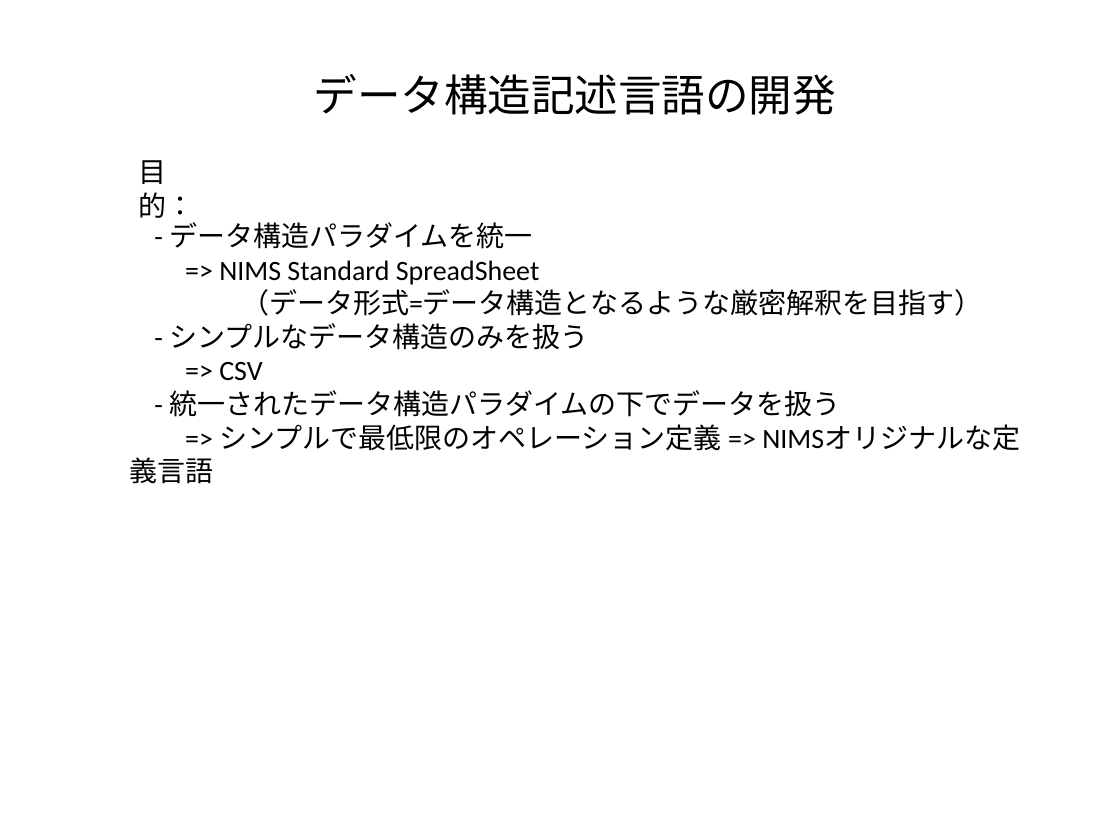
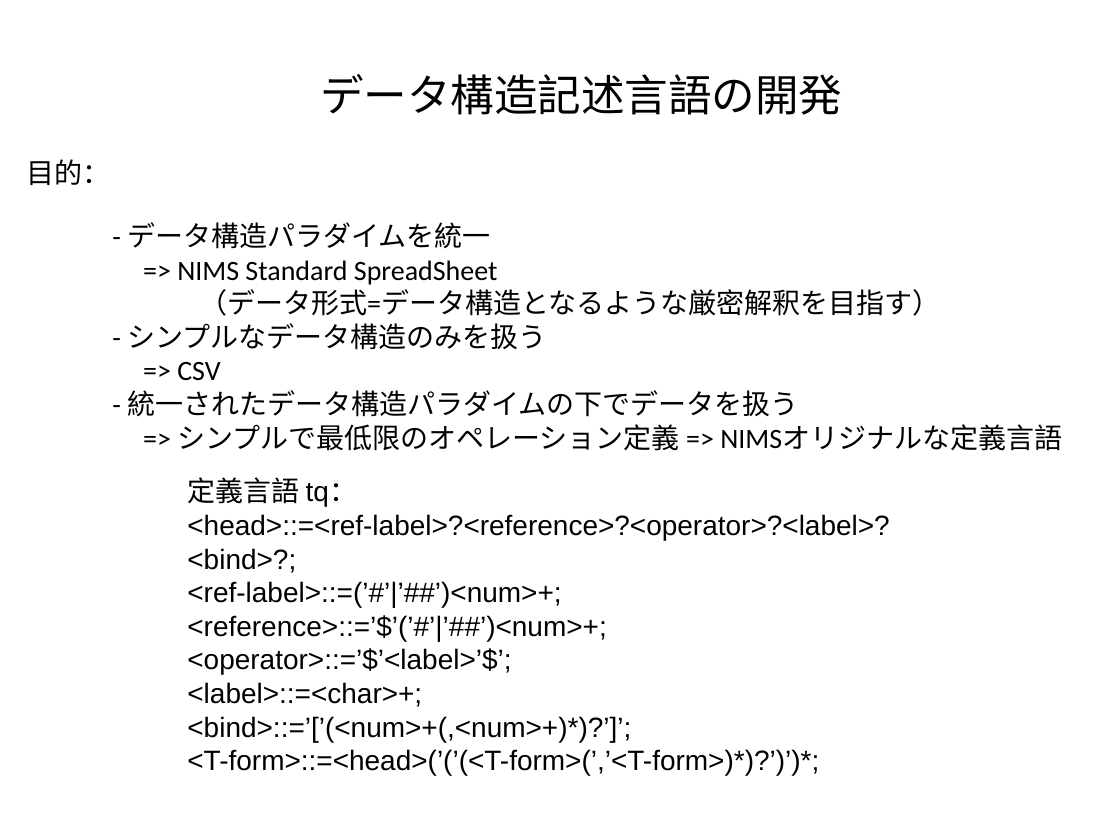
Before and after one commit to kouamano/RECURSIVE-SYSTEM, a slide deck: slide 1 of Document/tq_op_example.pptx. Drawn at 1120x840 pixels with LibreOffice and Linux fonts; fonts in the diff are those of the drawing. Boxes give left, top, right and bottom in pixels: in the first picture for what was removed or moved away, otherwise in the second. Text is boxed around its words. In the diff, an @@ line names an element or a change of style, - is before the commit and + after.

Commit message:
add

```diff
--- a/Document/tq_op_example.pptx
+++ b/Document/tq_op_example.pptx
@@ text "データ構造記述言語の開発" moved from (x1=314, y1=74, x2=836, y2=115) to (x1=320, y1=74, x2=842, y2=115) @@
@@ text "目的：" rewrapped from (x1=139, y1=160, x2=195, y2=224) to (x1=26, y1=159, x2=110, y2=185) @@
@@ text "- データ構造パラダイムを統一" rewrapped from (x1=169, y1=222, x2=982, y2=451) to (x1=127, y1=222, x2=1062, y2=451) @@
@@ text added at (x1=187, y1=477, x2=889, y2=775), 18 pt, text #000000 @@
+定義言語 tq：
+<head>::=<ref-label>?<reference>?<operator>?<label>?<bind>?;
+<ref-label>::=(’#’|’##’)<num>+;
+<reference>::=’$’(’#’|’##’)<num>+;
+<operator>::=’$’<label>’$’;
+<label>::=<char>+;
+<bind>::=’[’(<num>+(,<num>+)*)?’]’;
+<T-form>::=<head>(’(’(<T-form>(’,’<T-form>)*)?’)’)*;
```
Also in this commit, not shown: 7 other slides changed.
